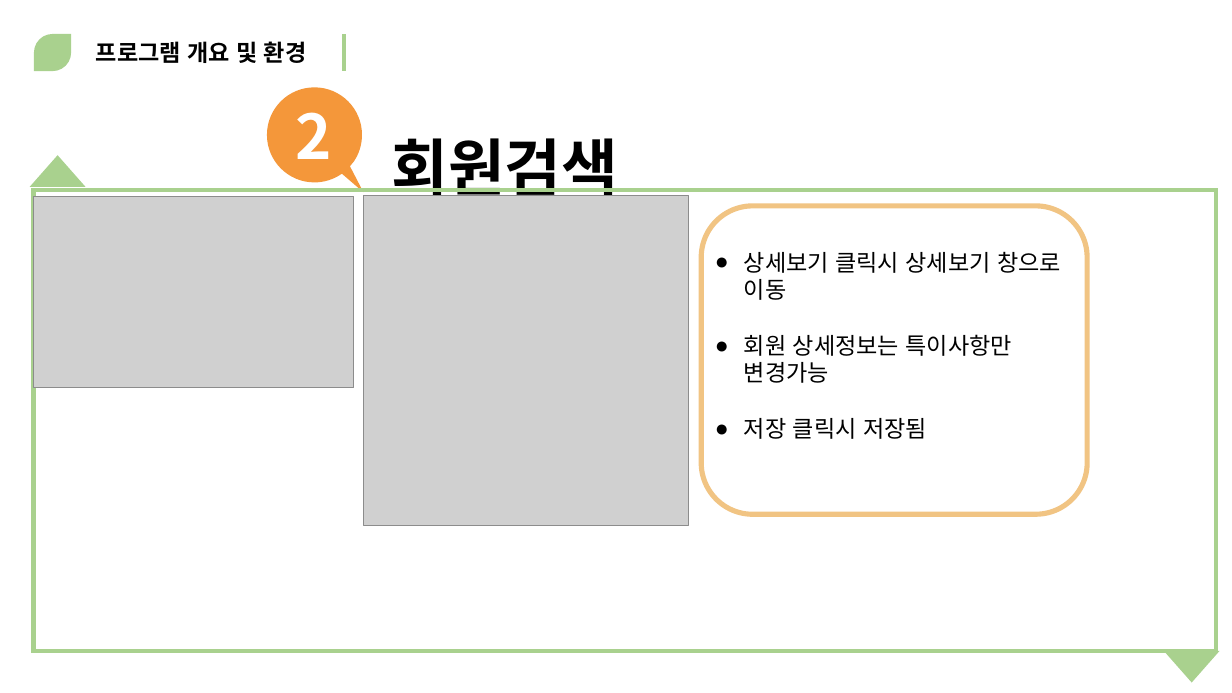
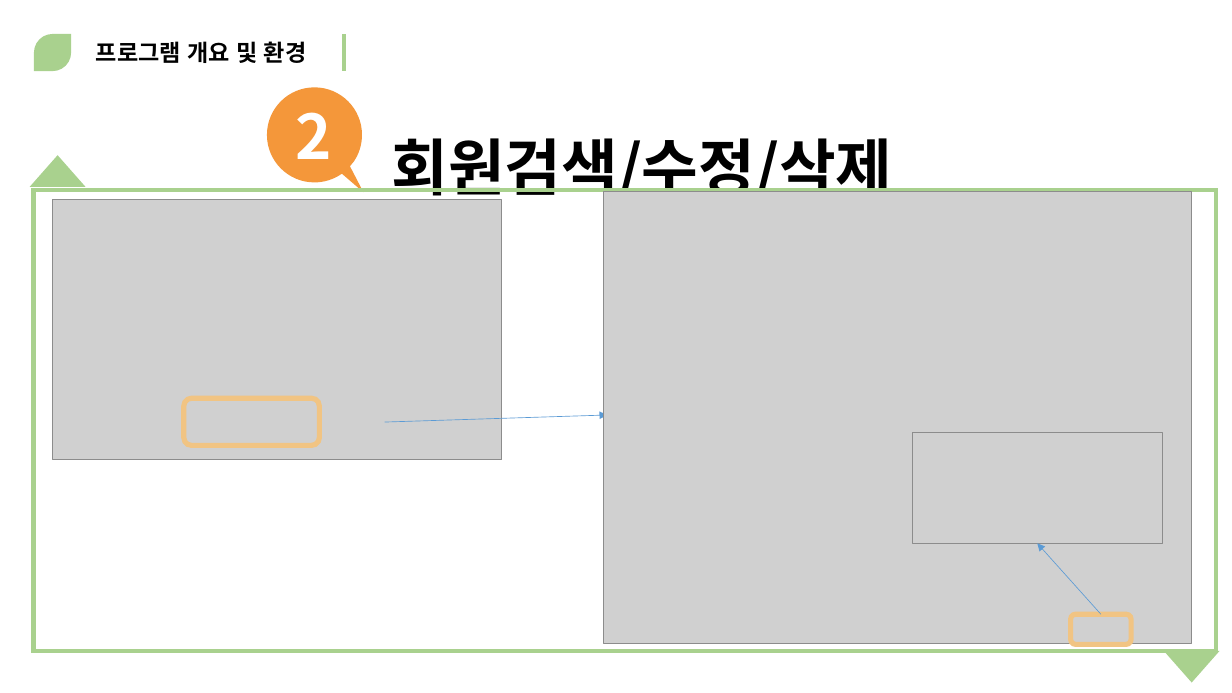
Before and after one commit to MinSu-Kim/java_web_male, a slide deck: slide 14 of document/사발면.pptx (slide 15 before the commit). Drawn at 1232x693 pixels with LibreOffice and Linux fonts; fonts in the diff are those of the drawing; grey boxes stand for pictures. Boxes give left, top, right and bottom in pixels: in the first picture for what was removed or moved away, otherwise in the second. Text is boxed around its words. In the diff, an @@ line names an element or a change of style, - is before the commit and + after.

```diff
--- a/document/사발면.pptx
+++ b/document/사발면.pptx
@@ text at box(391, 138, 892, 206): text changed @@
-회원검색
+회원검색/수정/삭제
@@ picture removed at box(33, 196, 354, 387) @@
@@ picture added at box(53, 200, 502, 460) @@
@@ picture removed at box(363, 196, 689, 526) @@
@@ picture added at box(604, 200, 1175, 635) @@
@@ picture added at box(604, 191, 1192, 643) @@
@@ rounded rectangle removed at box(701, 206, 1088, 515) @@
@@ text removed at box(744, 251, 1061, 439) @@
-● 상세보기 클릭시 상세보기 창으로 이동
-● 회원 상세정보는 특이사항만 변경가능
-● 저장 클릭시 저장됨
@@ rectangle removed at box(1088, 343, 1099, 584) @@
@@ rounded rectangle added at box(184, 398, 320, 445), outline #F1C483 4 pt @@
@@ arrow added from (384, 422) to (607, 415), #5B9BD5 0.5 pt @@
@@ picture added at box(912, 433, 1163, 543) @@
@@ arrow added from (1101, 615) to (1038, 543), #5B9BD5 0.5 pt @@
@@ rounded rectangle added at box(1071, 615, 1131, 645), outline #F1C483 4 pt @@
```
Also in this commit, not shown: 23 other slides changed, 5 slides added.
